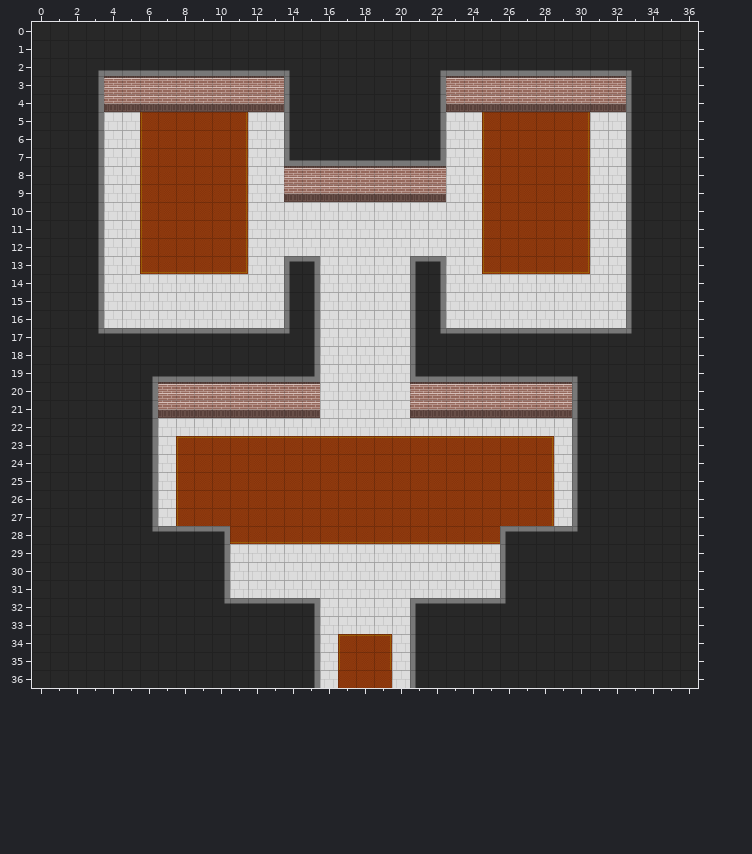
One commit to this Tiled map (JSON): public/map/mansion3.json. The picture above is the old version.
Cells are 32x32 px. Shown: x 0..36, y 0..36. Tiles whose own drawing changed are shown in their newer look in all pictures.
After the commit:
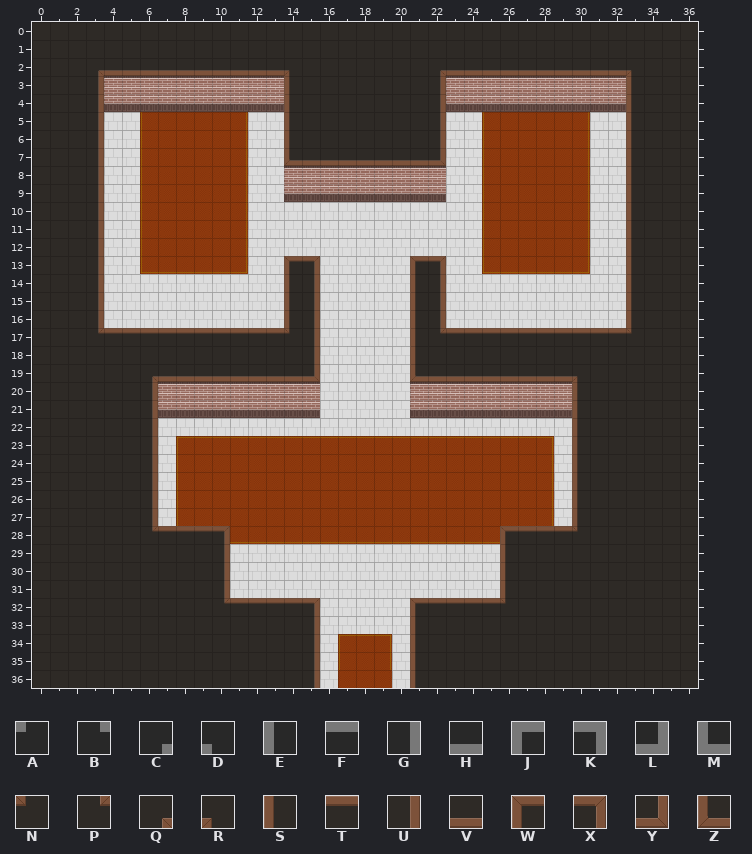
Key: from "gray_ceil": A 1, B 2, C 4, D 8, E 16, F 20, G 24, H 28, J 34, K 36, L 38, M 40; from "mansion_ceil": N 1, P 2, Q 4, R 8, S 16, T 20, U 24, V 28, W 34, X 36, Y 38, Z 40.
_ is an empty cell.
Tiles replaced or removed in this view: A, B, C, D, E, F, G, H, J, K, L, M.
From old to new:
Changed rows in their new state; . is an unchanged cell.
Layer "mansion_ceil":
first column x 3:
 2 QVVVVVVVVVVR.......QVVVVVVVVVVR
 3 U..........S.......U..........S
 4 U..........S.......U..........S
 5 U..........S.......U..........S
 6 U..........S.......U..........S
 7 U..........ZVVVVVVVY..........S
 8 U.............................S
 9 U.............................S
10 U.............................S
11 U.............................S
12 U.............................S
13 U..........WX.....WX..........S
14 U..........SU.....SU..........S
15 U..........SU.....SU..........S
16 U..........SU.....SU..........S
17 PTTTTTTTTTTNU.....SPTTTTTTTTTTN
18 ............U.....S............
19 ...QVVVVVVVVY.....ZVVVVVVVVR...
20 ...U.......................S...
21 ...U.......................S...
22 ...U.......................S...
23 ...U.......................S...
24 ...U.......................S...
25 ...U.......................S...
26 ...U.......................S...
27 ...U.......................S...
28 ...PTTTX...............WTTTN...
29 .......U...............S.......
30 .......U...............S.......
31 .......U...............S.......
32 .......PTTTTX.....WTTTTN.......
33 ............U.....S............
34 ............U.....S............
35 ............U.....S............
36 ............U.....S............
Where, in picture pixels (left, top, right, bottom), the same in both pictures:
changed: (98, 70, 632, 688)
